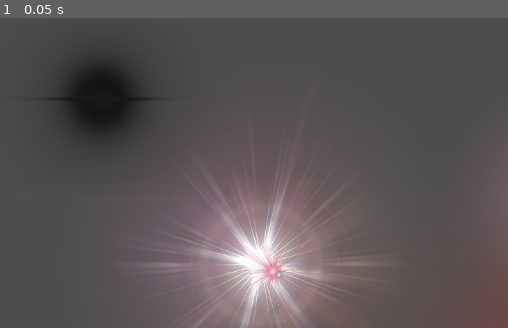
Above: before the commit, frame 1.
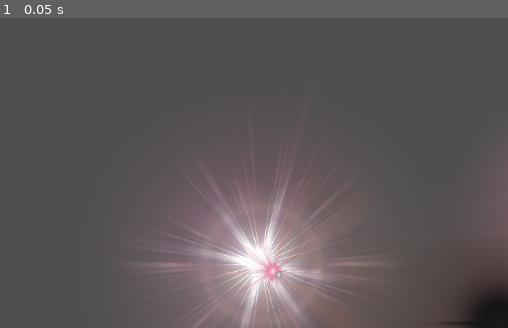
Above: after the commit, the same moment.

Repository: RedChaosWolf92/StarGenerationPracticeMKI
Game: Godot game, scene res://Galaxy/galaxy1.tscn
The game is run twice, just before and just after one commit, with the same random seed, the same clock (stepped at 60 frames per second) and the same inputs.
Inputs:
- Up to frame 1 (0.05 s): no input

The runs differ from the first frame. In frame 1, 5.3% of the frame differs, in the area x 8-100%, y 11-100%.
Error in both runs: Invalid access to property or key 'scale' on a base object of type 'null instance'. (res://Galaxy/Stars/BlackHole.gd:17)

Commit message:
Update stars.gd
saving the updates made that contains updated comments to centralBlackhole(), and code line changes 65 - 70 that includes print() items for printing out location of the stars

Diff:
--- a/Galaxy/Stars/stars.gd
+++ b/Galaxy/Stars/stars.gd
@@ -19,9 +19,12 @@
 			star_types.append(child)
 
 func centralBlackHole():
-	blackHole.global_position = Vector2.ZERO # center location of the screen
+	blackHole.global_position = Vector2(get_viewport_rect().size/2) # center location of the screen
 	blackHole.scale = Vector2(0.85,0.85)
 	add_child(blackHole)
+	print(blackHole.global_position, "this is where the blackhole is ")
+	print(blackHole.scale, "this is how large the black hole is")
+	print(" ")
 
 func generate_spiral(starsNum: int, Arms: int, safeDis: float) -> Vector2:
 	var angle = 0.34 * starsNum + Arms * (2 * PI / numArms) # adjust this value to change the distance between stars in the spiral
@@ -50,7 +53,6 @@
 #	return true
 
 func add_star(starsNum: int):
-	var star_type = star_types[randi() % star_types.size()]
 	var newStar = chooseStar().duplicate()
 	var Arms = starsNum % numArms
 	#position of stars
@@ -59,15 +61,18 @@
 	#finding the safe distance from blackhole
 	var safeDis = blackHole.star_radius
 	#if first star (starnums ==0), then generate it at least position equal to safe_distance
+	print(safeDis)
 	if starsNum == 0:
 		pos = get_viewport_rect().size / 2 + Vector2(0, safeDis)
+		print(pos, " safe distance from the blackhole")
 	else:
 		pos = get_viewport_rect().size / 2 + generate_spiral(starsNum, Arms, safeDis)
+		print(pos, "after the first star")
 
 	#checking if new star would overlap with black hole
-	if starsNum == 0 and pos.distance_to(blackHole.global_position) < newStar.star_radius + safeDis:
-		var direction = (pos - blackHole.global_position).normalized()
-		pos = blackHole.global_position + direction * (newStar.star_radius + safeDis)
+	#if starsNum == 0 and pos.distance_to(blackHole.global_position) < newStar.star_radius + safeDis:
+		#var direction = (pos - blackHole.global_position).normalized()
+		#pos = blackHole.global_position + direction * (newStar.star_radius + safeDis)
 
 	newStar.global_position = pos
 
@@ -79,9 +84,3 @@
 #		newStar.global_position = pos
 
 	add_child(newStar)
-
-
-
-# Called every frame. 'delta' is the elapsed time since the previous frame.
-func _process(delta):
-	pass
